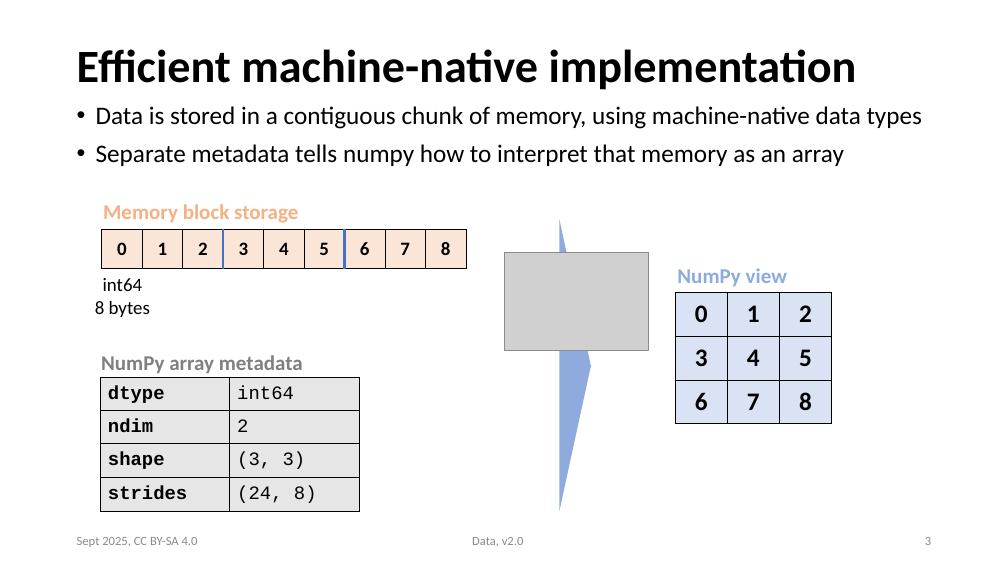
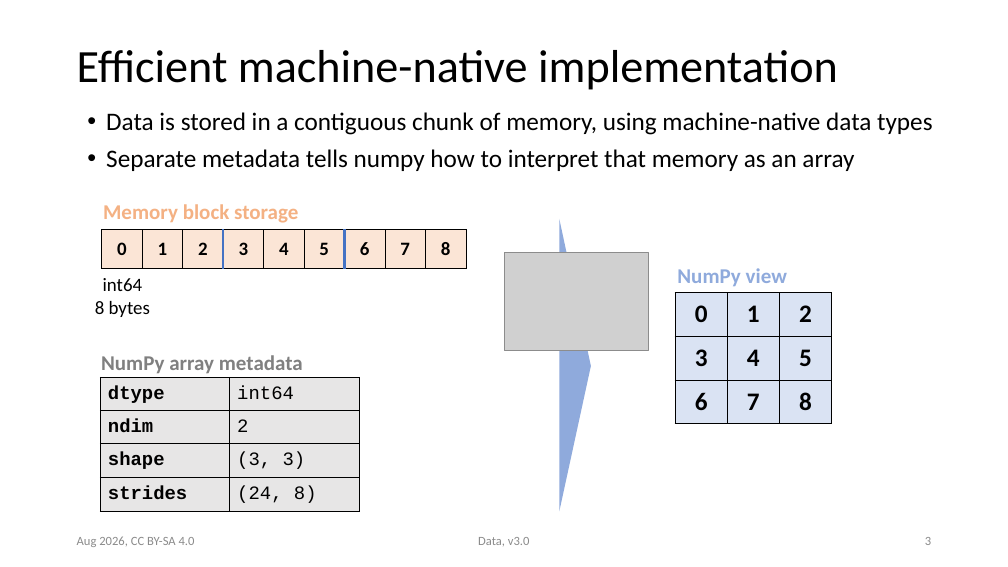
Before and after one commit to ASPP/data_class, a slide deck: slide 3 of numpy.pptx. Drawn at 1008x567 pixels with LibreOffice and Linux fonts; fonts in the diff are those of the drawing; grey boxes stand for pictures. Boxes give left, top, right and bottom in pixels: in the first picture for what was removed or moved away, otherwise in the second. Text is boxed around its words. In the diff, an @@ line names an element or a change of style, - is before the commit and + after.

Commit message:
Slide style fixes

```diff
--- a/numpy.pptx
+++ b/numpy.pptx
@@ title "Efficient machine-native implementation" at [77,50,838,90]: bold off @@
@@ text "Data is stored in a ...": place and size @@
-text "Data is stored in a ..." at [96,106,922,166]
+text "Data is stored in a ..." at [106,112,932,171]
@@ text at [77,536,195,547]: text changed @@
-Sept 2025, CC BY-SA 4.0
+Aug 2026, CC BY-SA 4.0
@@ text at [478,537,530,546]: text changed @@
-Data, v2.0
+Data, v3.0
```
Also in this commit, not shown: 41 other slides changed.
